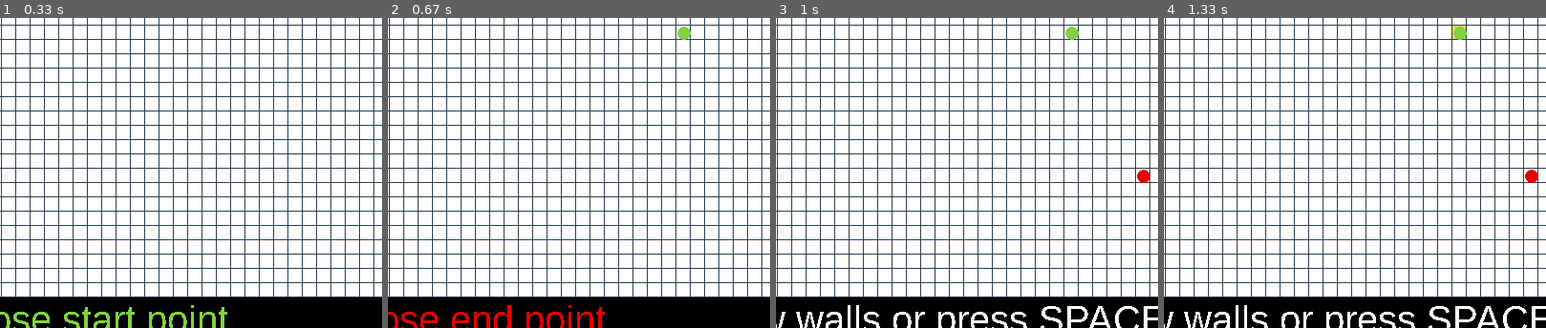
Above: before the commit, frames 1-4 (left to right).
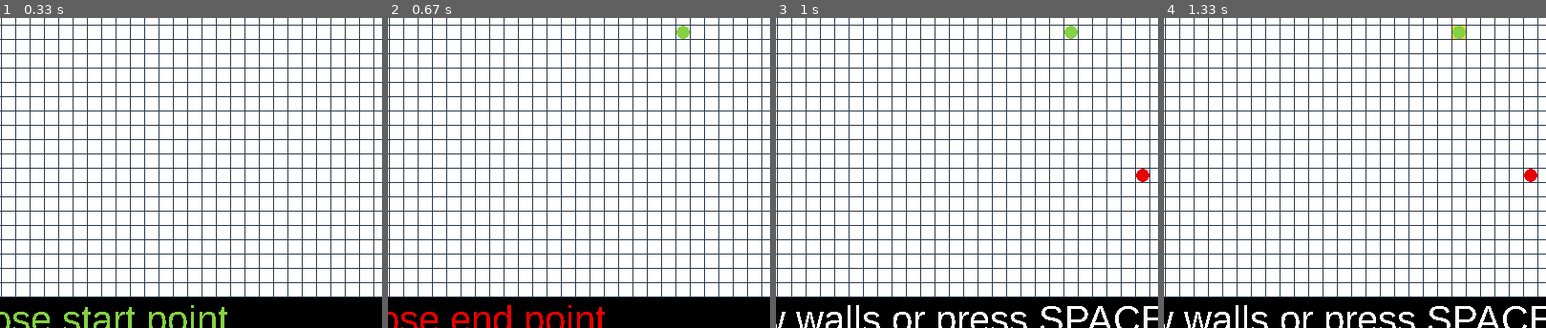
Above: after the commit, the same moments.

Repository: MrJoeKr/Pathfinding-Visualizer-Python
Game: pygame game, started from run.pyw
Two runs of this game, one before a commit and one after it. Both use one fixed random seed, a clock stepped at 60 frames per second and the inputs below.
Inputs (mouse positions are % of the whole screen's width and height, from its top left):
- Up to frame 1 (0.33 s): no input
- Up to frame 2 (0.67 s): click (50, 50) at 0.38 s
- Up to frame 3 (1 s): click (60, 72) at 0.72 s
- Up to frame 4 (1.33 s): tap Space at 1 s
The pictures show only the part of the screen within x 11-61%, y 47-97%; the shares and areas given below are measured in that part.

Frame 1 is identical in both runs. In frame 2, less than 0.1% of the frame differs, in the area x 75-80%, y 2-8%; in frame 3, less than 0.1%, in the area x 75-98%, y 2-54%; in frame 4, less than 0.1%.

Commit message:
Circle drawing edit

Diff:
--- a/node_object.py
+++ b/node_object.py
@@ -102,8 +102,8 @@
         self.color = color
 
         center = \
-            (x + self.width / 2 + FOREGROUND_PADDING,
-            y + self.width / 2 + FOREGROUND_PADDING)
+            (x + self.width / 2,
+            y + self.width / 2)
 
         pygame.draw.circle(
             self.display,
